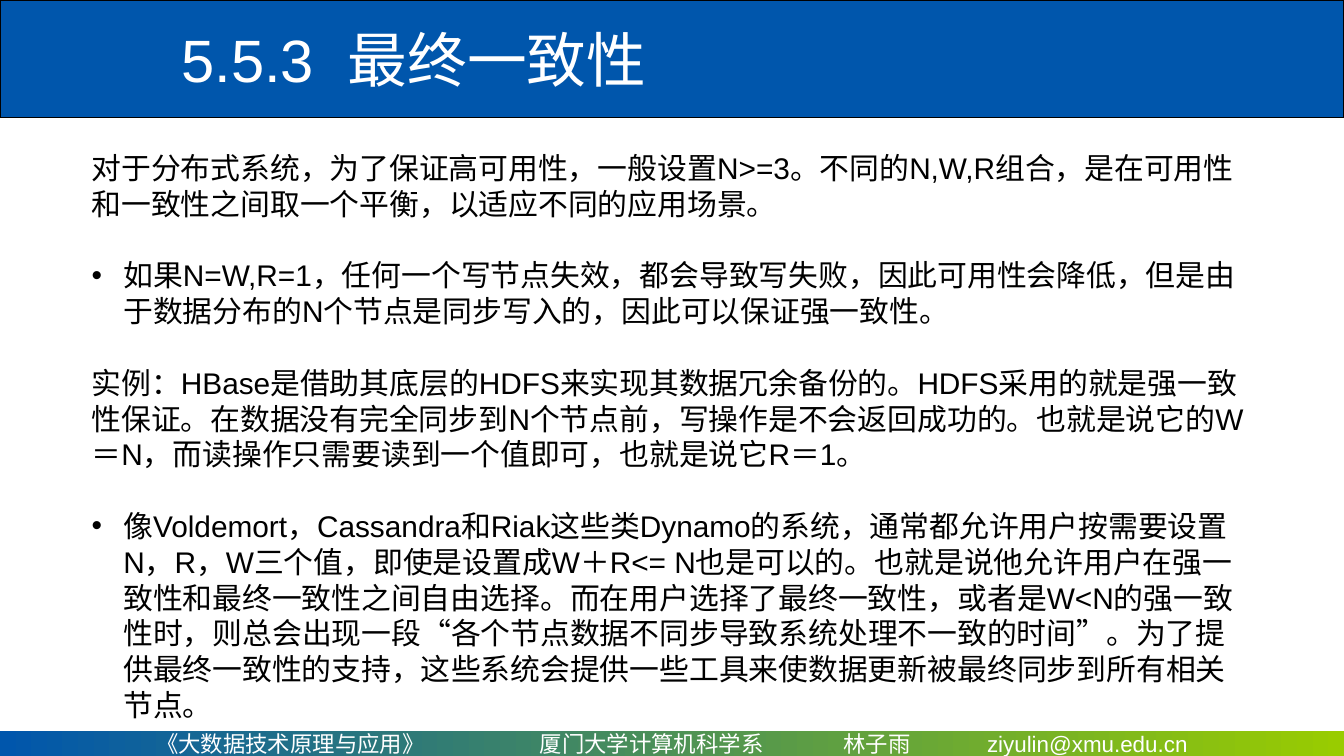
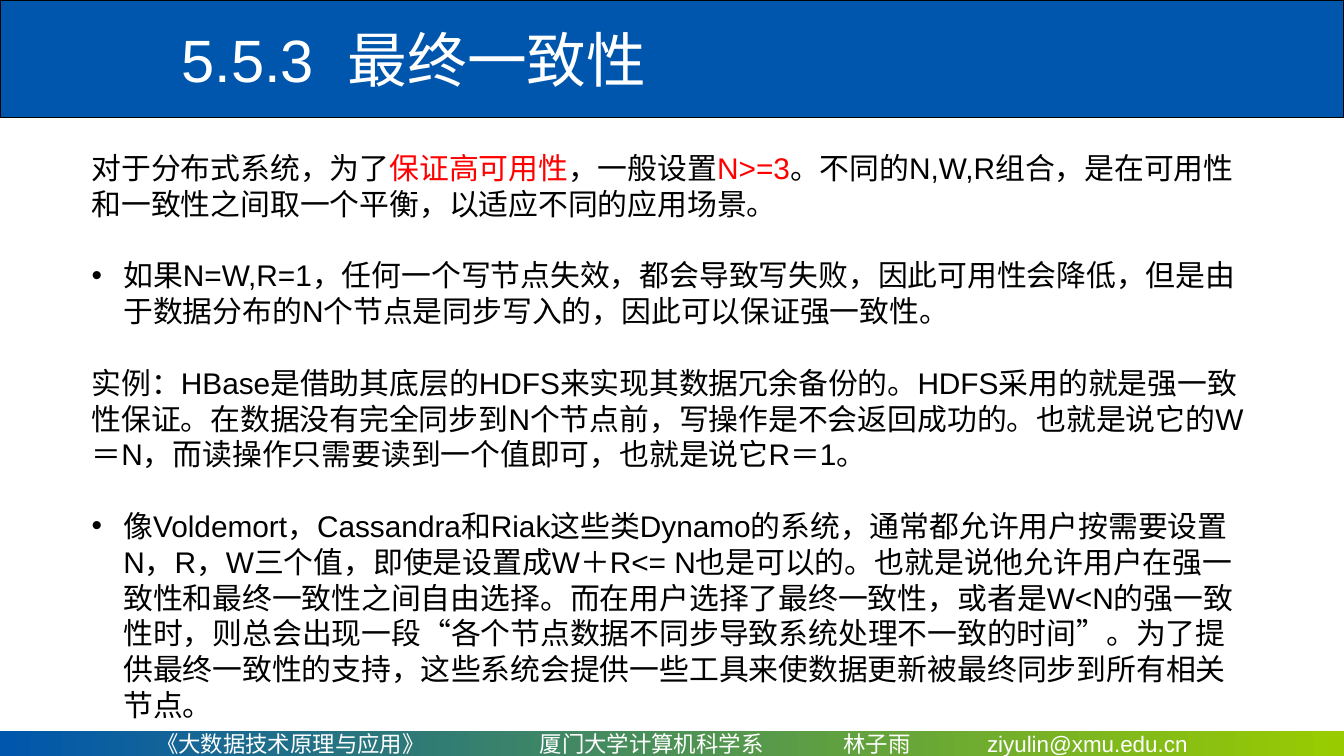
Before and after one commit to ly2010dd/courses_repo, a slide deck: slide 40 of PPT/Chapter5-厦门大学-林子雨-大数据技术原理与应用-第五章-NoSQL数据库（网易云课堂）.ppt. Drawn at 1344x756 pixels with LibreOffice and Linux fonts; fonts in the diff are those of the drawing; background and template pictures are left out. Boxes give left, top, right and bottom in pixels: in the first picture for what was removed or moved away, otherwise in the second. Text is boxed around its words. In the diff, an @@ line names an element or a change of style, - is before the commit and + after.

```diff
--- a/PPT/Chapter5-厦门大学-林子雨-大数据技术原理与应用-第五章-NoSQL数据库（网易云课堂）.ppt
+++ b/PPT/Chapter5-厦门大学-林子雨-大数据技术原理与应用-第五章-NoSQL数据库（网易云课堂）.ppt
@@ text at (92,154,1234,218): text colour #000000 to #FF0000 in "对于分布式系统，为了保证高可用性，一般设置N>=3。不同的N,W,R组合，是在可用性和一致性之间取一个平衡，以适应不同的 ..." @@
```
Also in this commit, not shown: 20 other slides changed.
